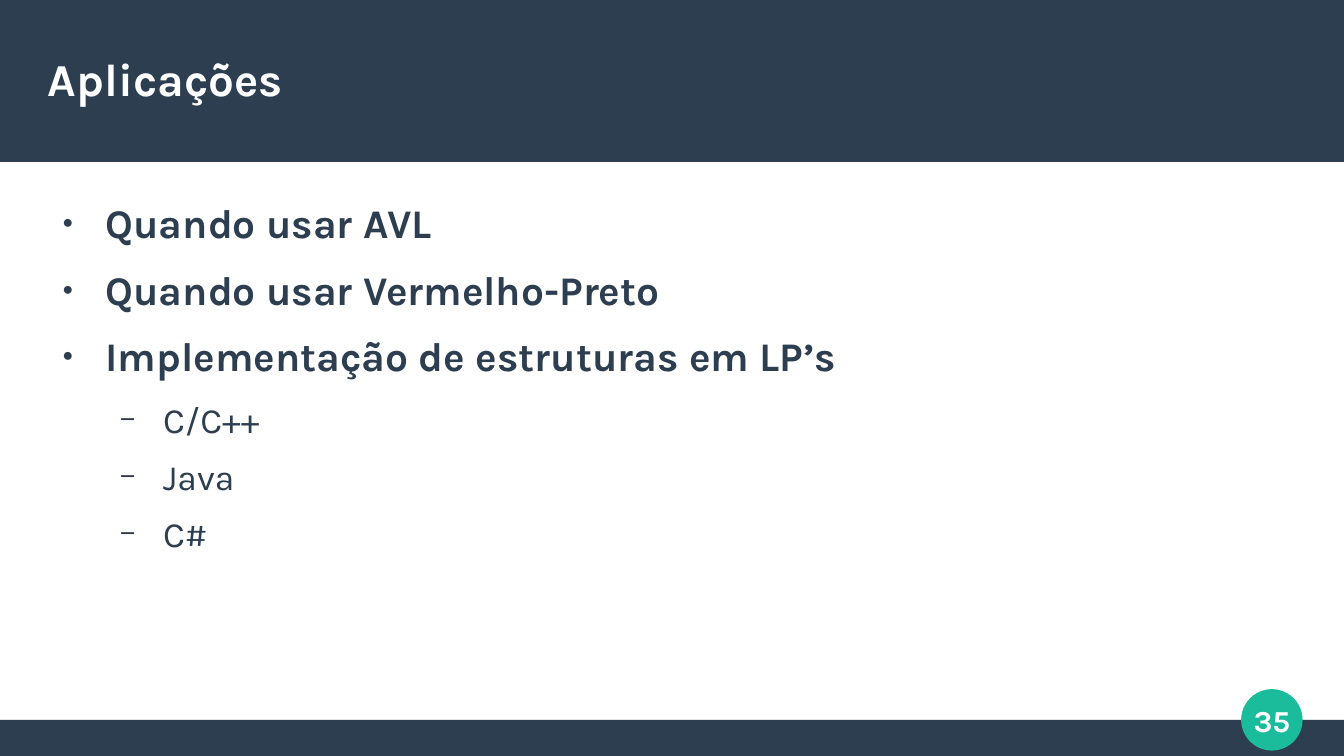
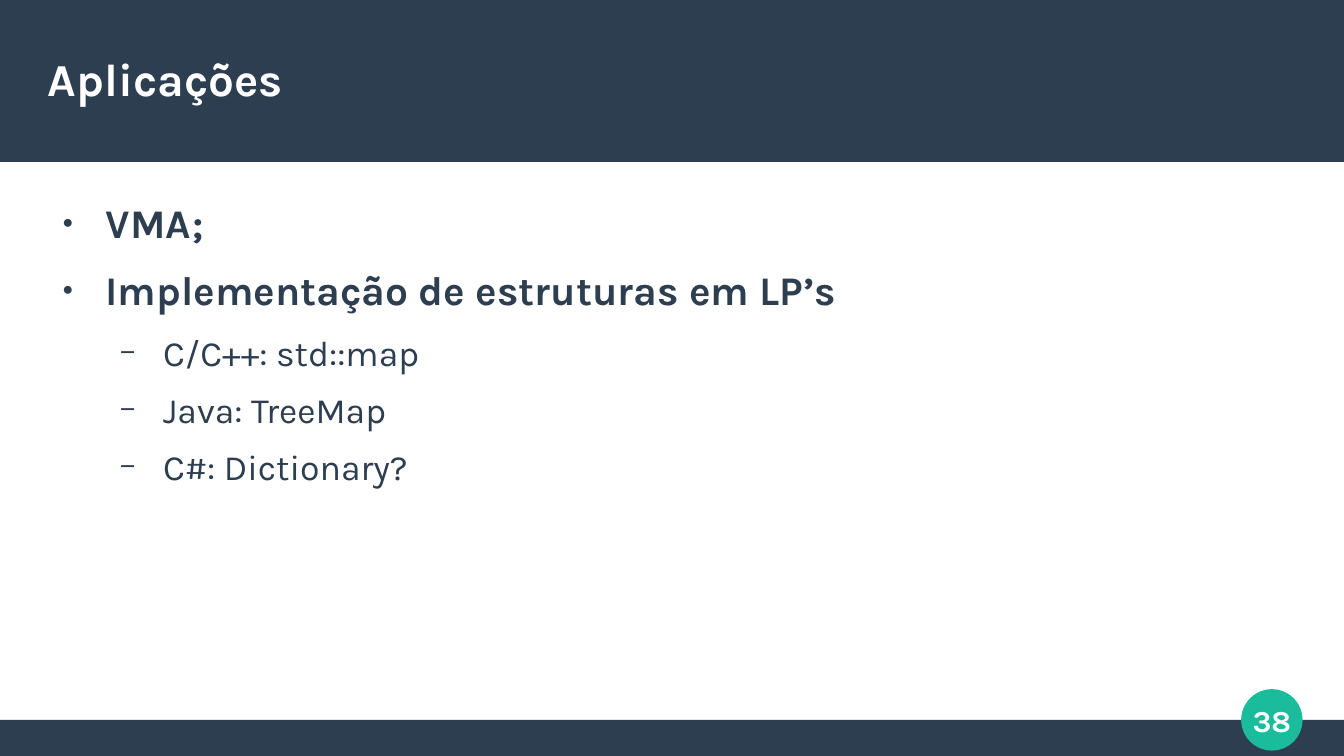
Before and after one commit to italoportinho/trabalho-eda2023-2, a slide deck: slide 38 of slides/apresentacao.odp (slide 35 before the commit). Drawn at 1344x756 pixels with LibreOffice and Linux fonts; fonts in the diff are those of the drawing. Boxes give left, top, right and bottom in pixels: in the first picture for what was removed or moved away, otherwise in the second. Text is boxed around its words. In the diff, an @@ line names an element or a change of style, - is before the commit and + after.

```diff
--- a/slides/apresentacao.odp
+++ b/slides/apresentacao.odp
@@ text at <box>106,211,204,244</box>: text changed @@
-● Quando usar AVL
-● Quando usar Vermelho-Preto
+● VMA;
@@ text at <box>163,340,419,489</box>: text changed @@
-  − C/C++
-  − Java
-  − C#
+  − C/C++: std::map
+  − Java: TreeMap
+  − C#: Dictionary?
@@ page number at <box>1253,712,1292,733</box>: text changed @@
-35
+38
```
Also in this commit, not shown: 3 other slides changed, 4 slides added, 1 slide removed.
